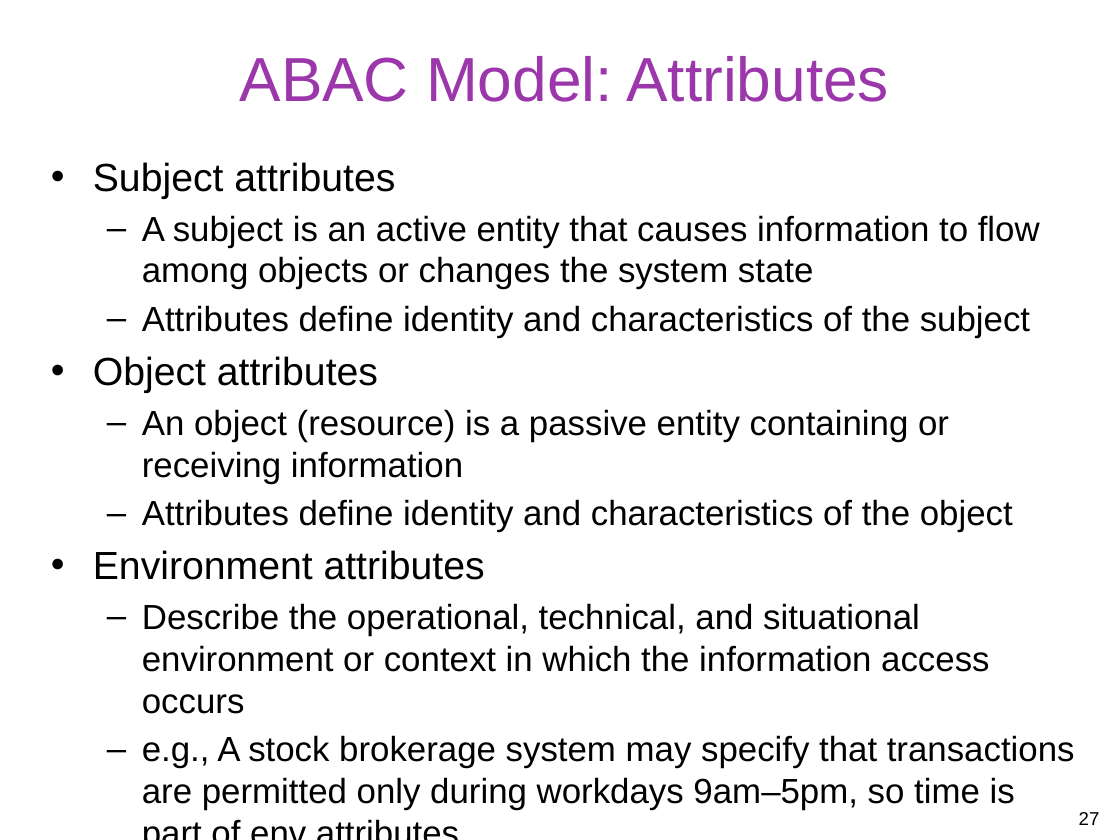
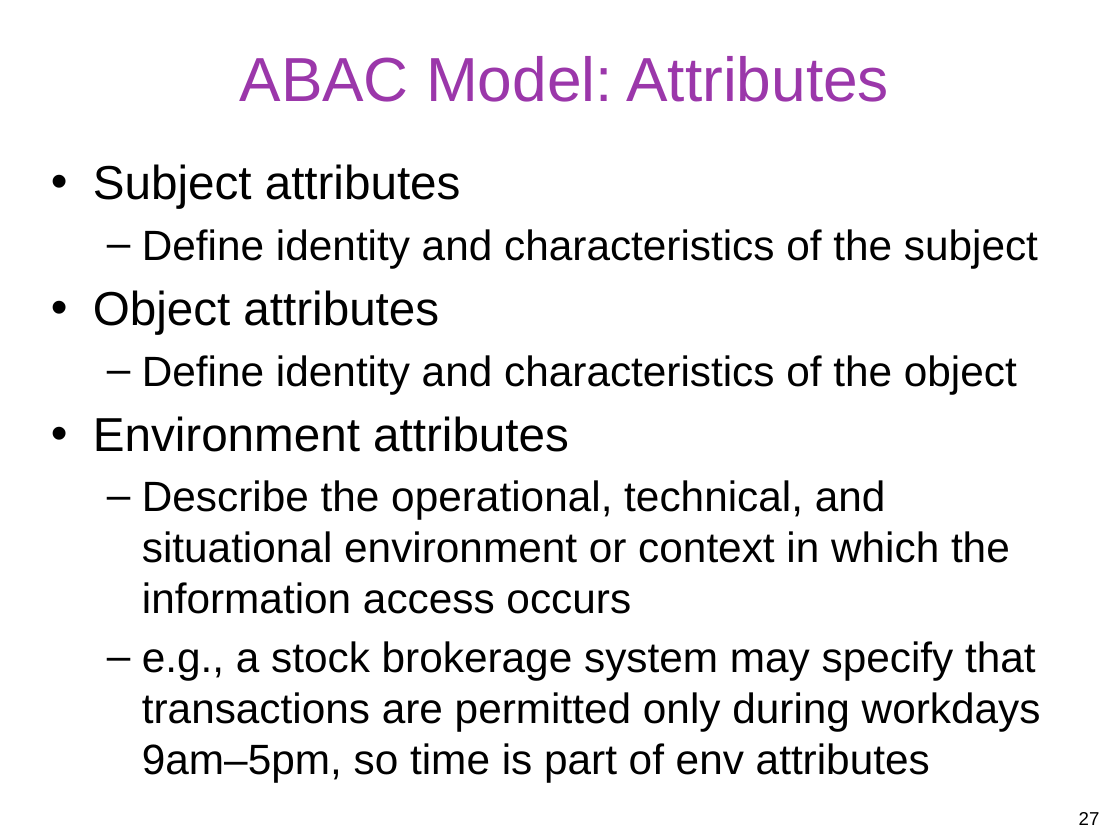
Before and after one commit to gulaoshi/gu.github.io, a slide deck: slide 27 of InfoSec/PPTs/L4-CH04-Access Control.pptx. Drawn at 1120x840 pixels with LibreOffice and Linux fonts; fonts in the diff are those of the drawing. Boxes give left, top, right and bottom in pixels: in the first picture for what was removed or moved away, otherwise in the second. Text is boxed around its words. In the diff, an @@ line names an element or a change of style, - is before the commit and + after.

```diff
--- a/InfoSec/PPTs/L4-CH04-Access Control.pptx
+++ b/InfoSec/PPTs/L4-CH04-Access Control.pptx
@@ text at [93,164,1010,614]: size 25.2 to 30.6 pt in "Subject attributes", "Object attributes", "Environment attributes"; size 22.4 to 27.2 pt in "Describe the operational, technical, and situational environ ..."; more space between paragraphs @@
@@ text at [142,229,1038,268]: text changed; size 22.4 to 27.2 pt @@
-  – A subject is an active entity that causes information to flow among objects or changes the system state
-  – Attributes define identity and characteristics of the subject
+  – Define identity and characteristics of the subject
@@ text at [142,355,1017,394]: text changed; size 22.4 to 27.2 pt @@
-  – An object (resource) is a passive entity containing or receiving information
-  – Attributes define identity and characteristics of the object
+  – Define identity and characteristics of the object
@@ text at [142,641,1041,782]: text changed; size 22.4 to 27.2 pt @@
-  – e.g., A stock brokerage system may specify that transactions are permitted only during workdays 9am–5pm, so time is part of env attributes
+  – e.g., a stock brokerage system may specify that transactions are permitted only during workdays 9am–5pm, so time is part of env attributes
```
Also in this commit, not shown: 4 other slides changed.
